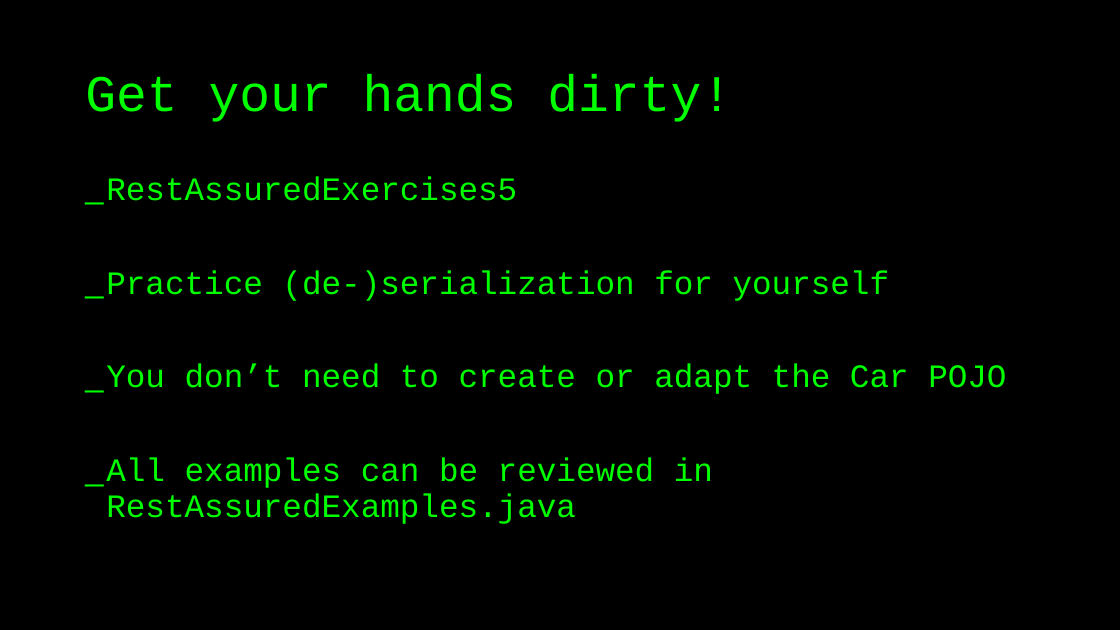
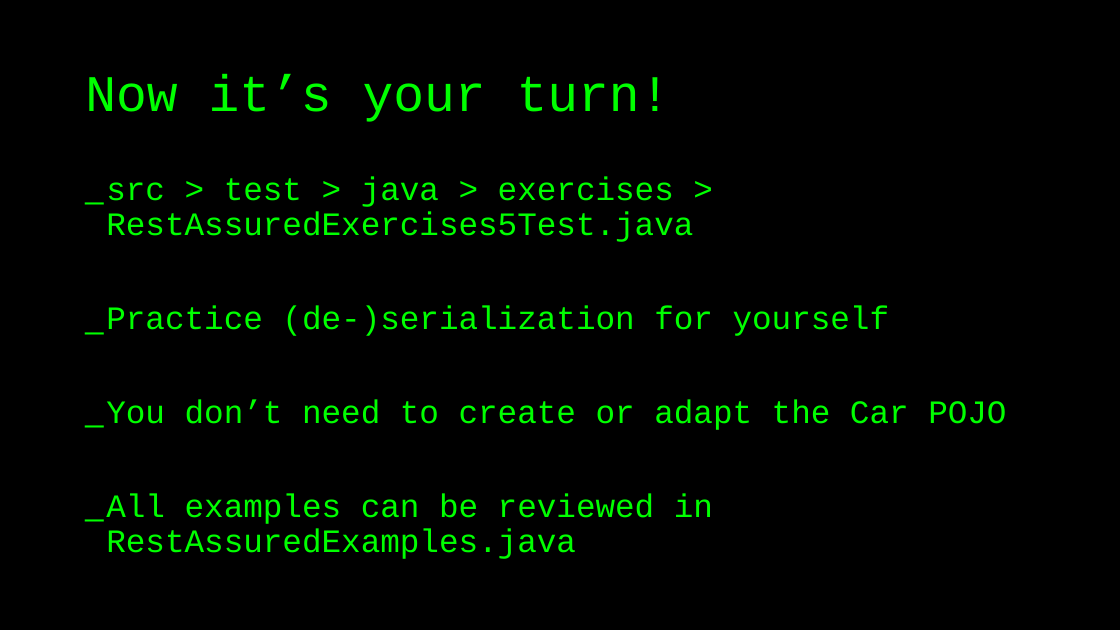
Before and after one commit to basdijkstra/rest-assured-workshop, a slide deck: slide 47 of RestAssuredWorkshop.pptx. Drawn at 1120x630 pixels with LibreOffice and Linux fonts; fonts in the diff are those of the drawing. Boxes give left, top, right and bottom in pixels: in the first picture for what was removed or moved away, otherwise in the second. Text is boxed around its words. In the diff, an @@ line names an element or a change of style, - is before the commit and + after.

```diff
--- a/RestAssuredWorkshop.pptx
+++ b/RestAssuredWorkshop.pptx
@@ title at <box>85,73,671,122</box>: text changed @@
-Get your hands dirty!
+Now it’s your turn!
@@ text at <box>106,176,693,242</box>: text changed @@
-_ RestAssuredExercises5
+_ src > test > java > exercises > RestAssuredExercises5Test.java
```
Also in this commit, not shown: 7 other slides changed, 3 slides added, 1 slide removed, 13 other files.
